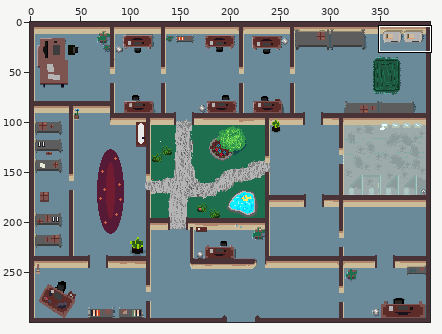
Sprite sheet, stored at Assets/Sprites/Walls.png. The picture above shows the old version from afar; the outline marks the close-up.
Close-up. First the earlier version:
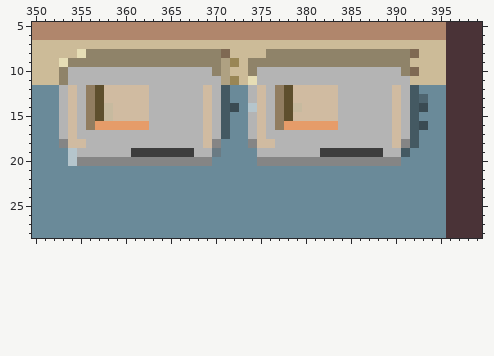
The file is 400x300 pixels. Colours within 5 levels of each other are drawn and written as one. Shown: x 350..399, y 5..28. The commit also changed other parts of the picture, which this record leaves out.
Once edited:
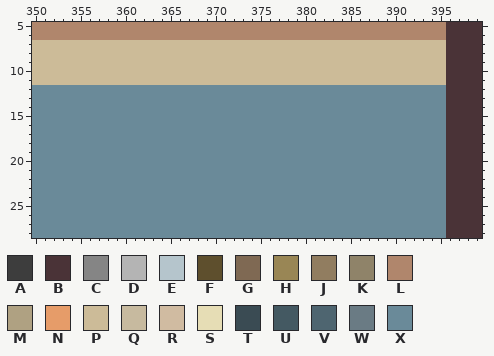
Palette (. is transparent): A #3d3d3d  B #4a3337  C #858585  D #b4b4b4  E #b5c5cc  F #5e4f2d  G #7f6953  H #998655  J #917d60  K #8f8369  L #b0866c  M #afa182  N #e69c69  P #ccbb98  Q #c7ba9f  R #d0bba1  S #e6ddb5  T #3a4b53  U #445962  V #4e6570  W #6a7b84  X #6a8a99
Change:
Colour D becomes colour P in row 10 at x 354 to 369 and 375 to 390; in row 11 at x 354 to 370 and 375 to 391.
Colour G becomes colour P in row 8 at x 371 and 392; in row 10 at x 392.
Colour H becomes colour P in row 9 at x 372; in row 11 at x 372.
Colour K becomes colour P in row 8 at x 356 to 370 and 376 to 391; in row 9 at x 354 to 370 and 374 to 391; in row 10 at x 353, 370, 374 and 391; in row 11 at x 353.
Colour M becomes colour P in rows 9 to 11 at x 371.
Colour S becomes colour P in row 8 at x 355; in row 9 at x 353; in row 11 at x 374.
Colour A becomes colour X in row 19 at x 361 to 367 and 382 to 388.
Colour C becomes colour X in row 18 at x 353, 370, 374 and 391; in row 20 at x 355 to 369 and 375 to 390.
Colour D becomes colour X in rows 12 to 13 at x 353, 355, 363 to 368, 370, 374, 376, 384 to 389 and 391; in row 14 at x 353, 355, 363 to 368, 370, 376, 384 to 389 and 391; in rows 15 to 16 at x 353, 355, 363 to 368, 370, 374, 376, 384 to 389 and 391; in row 17 at x 353, 355 to 368, 370, 374, 376 to 389 and 391; in row 18 at x 356 to 368 and 377 to 389; in row 19 at x 355 to 360, 368 to 369, 375 to 381 and 389 to 390.
Colour E becomes colour X in row 14 at x 374; in rows 19 to 20 at x 354.
Colour F becomes colour X in rows 12 to 15 at x 357 and 378.
Colour J becomes colour X in rows 12 to 16 at x 356 and 377.
Colour N becomes colour X in row 16 at x 357 to 362 and 378 to 383.
Colour Q becomes colour X in row 14 at x 358 and 379; in row 15 at x 358.
Colour R becomes colour X in rows 12 to 13 at x 354, 358 to 362, 369, 375, 379 to 383 and 390; in row 14 at x 354, 359 to 362, 369, 375, 380 to 383 and 390; in row 15 at x 354, 359 to 362, 369, 375, 379 to 383 and 390; in rows 16 to 17 at x 354, 369, 375 and 390; in row 18 at x 354 to 355, 369, 375 to 376 and 390.
Colour T becomes colour X in row 14 at x 372 and 393; in row 16 at x 393.
Colour U becomes colour X in rows 12 to 17 at x 371 and 392; in row 18 at x 392; in row 19 at x 391.
Colour V becomes colour X in row 13 at x 393.
Colour W becomes colour X in row 19 at x 370.
